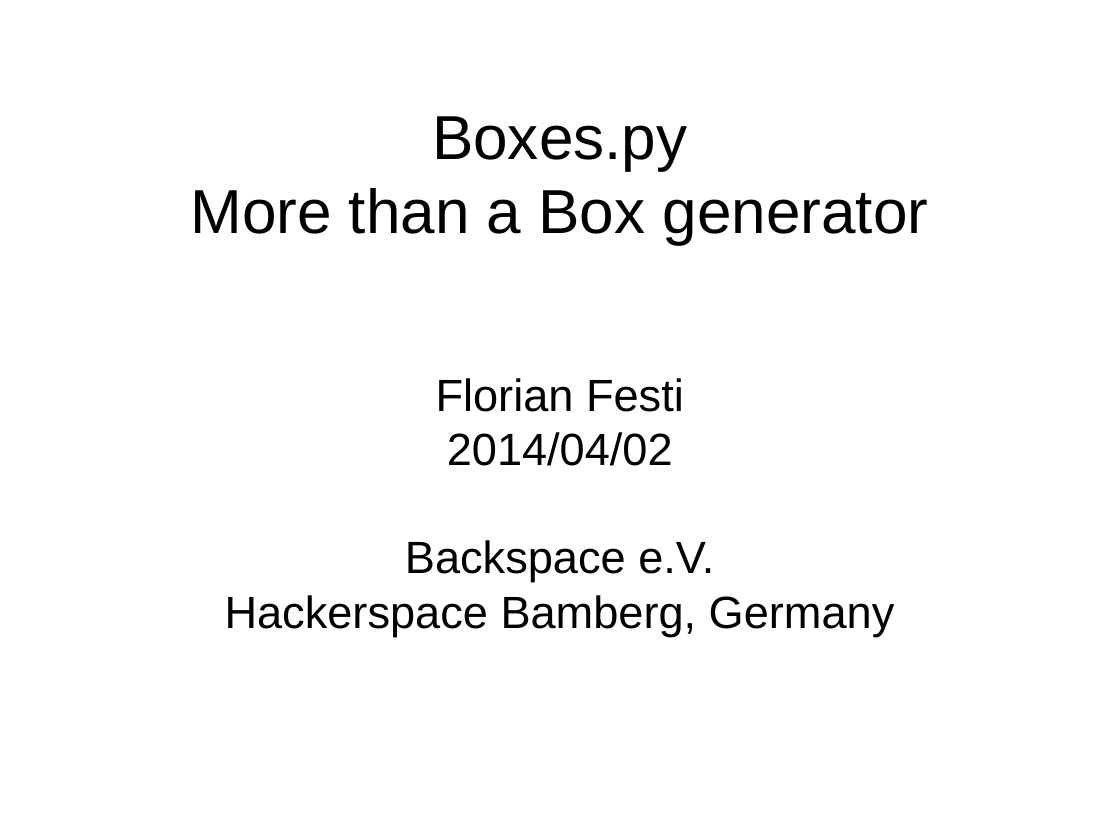
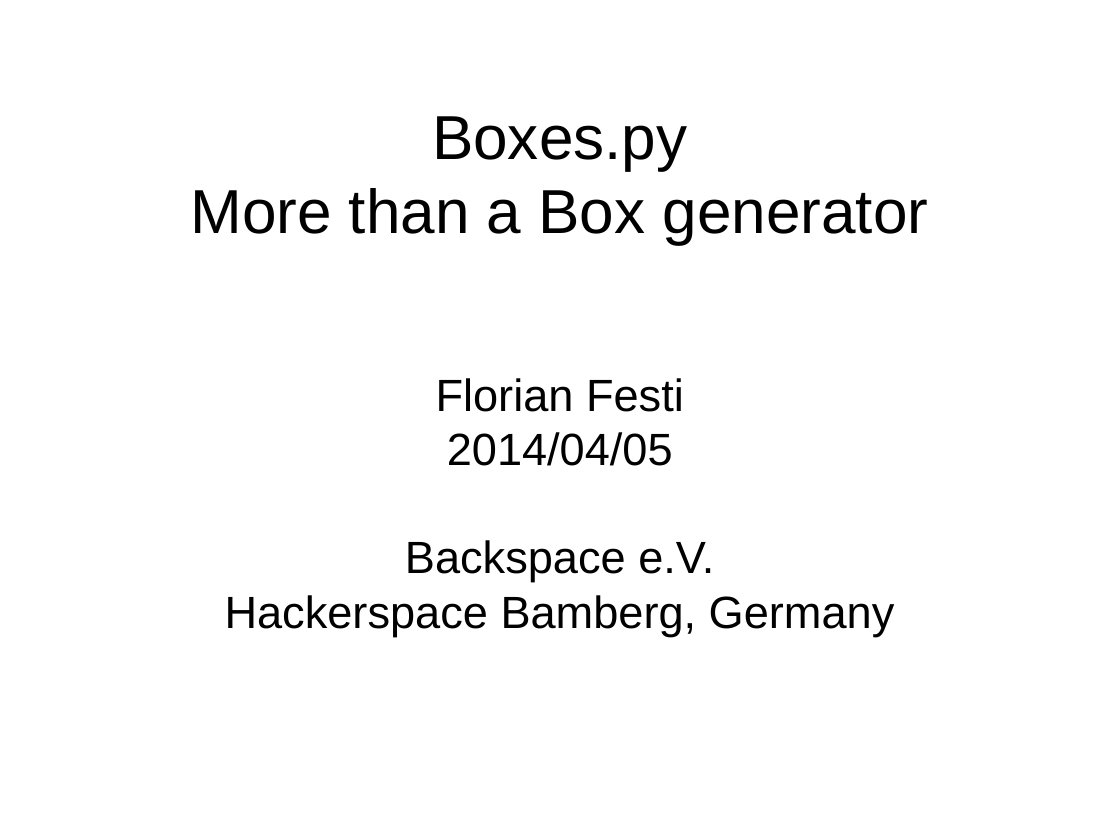
Before and after one commit to florianfesti/boxes, a slide deck: slide 1 of documentation/presentation.odp. Drawn at 1120x840 pixels with LibreOffice and Linux fonts; fonts in the diff are those of the drawing. Boxes give left, top, right and bottom in pixels: in the first picture for what was removed or moved away, otherwise in the second. Text is boxed around its words. In the diff, an @@ line names an element or a change of style, - is before the commit and + after.

Commit message:
Minor updates

```diff
--- a/documentation/presentation.odp
+++ b/documentation/presentation.odp
@@ subtitle at <box>447,432,673,466</box>: text changed @@
-2014/04/02
+2014/04/05
```
Also in this commit, not shown: 1 slide added.
